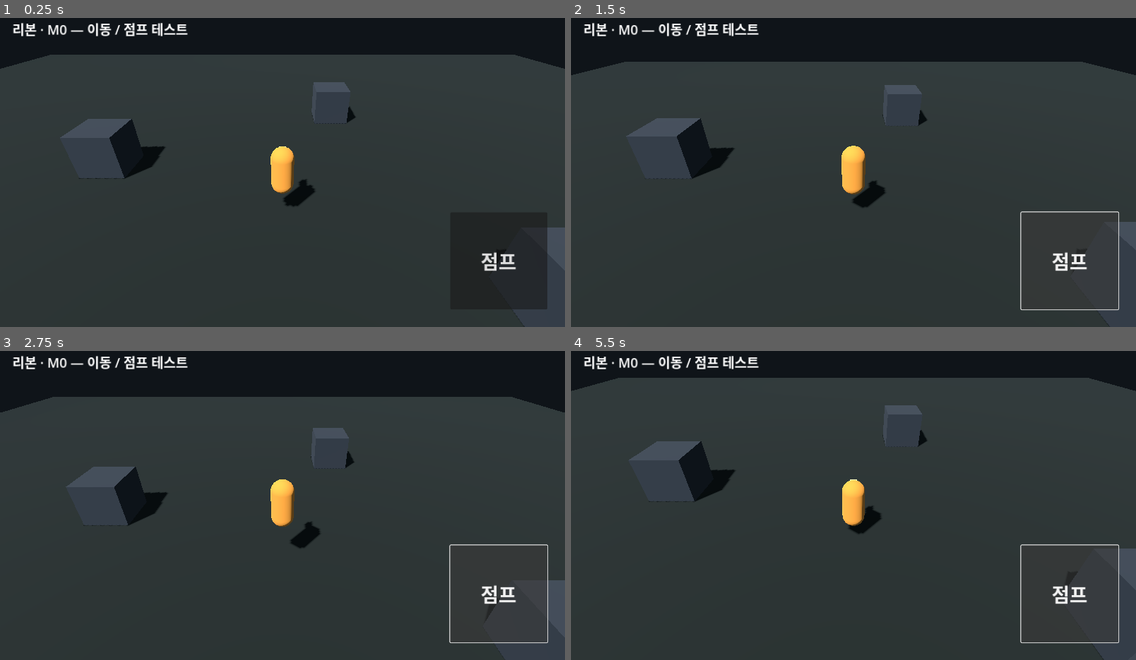
Above: before the commit, frames 1-4 (two rows, left to right).
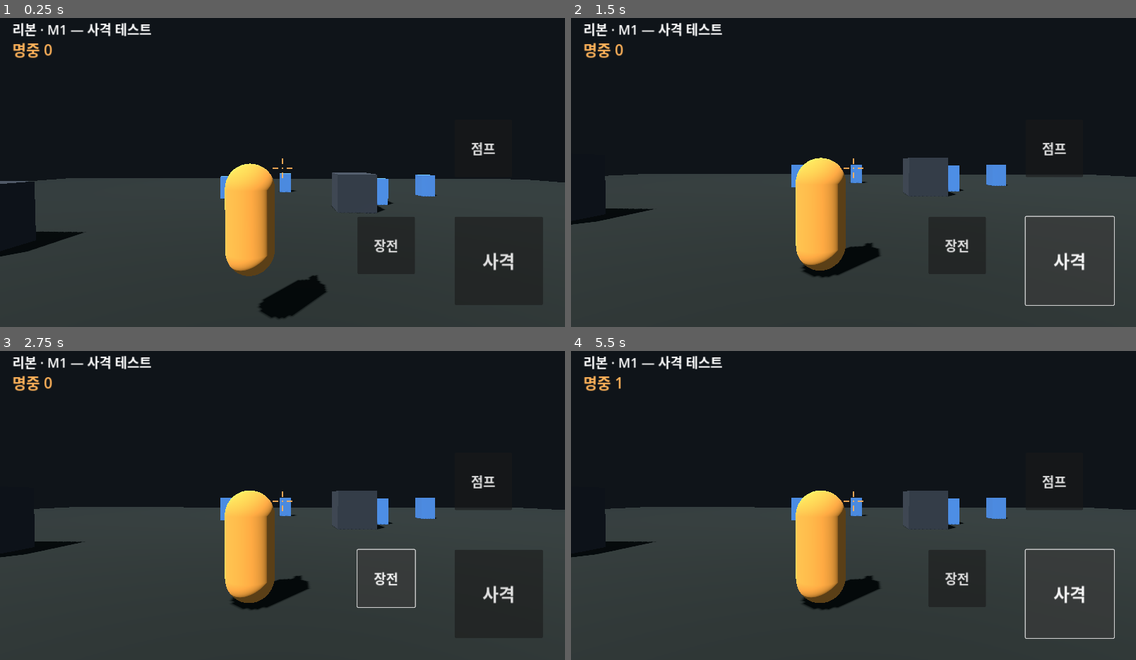
Above: after the commit, the same moments.

Repository: jjongjjongs/Reborn
Game: Godot game, scene res://Main.tscn
The game is run twice, just before and just after one commit, with the same random seed, the same clock (stepped at 60 frames per second) and the same inputs.
Inputs (mouse positions are in pixels of both pictures, inside the frame that each line leads up to):
- Up to frame 1 (0.25 s): no input
- Up to frame 2 (1.5 s): click "점프" at 0.5 s; click (1068, 262) at 1.25 s, where only the run after the commit has a clickable "사격"
- Up to frame 3 (2.75 s): click "점프" (after the commit: "장전") at 2 s
- Up to frame 4 (5.5 s): click (1068, 595) at 2.75 s, where only the run after the commit has a clickable "사격"; click "점프" at 3.5 s; click "점프" (after the commit: "장전") at 4.25 s; click (1068, 595) at 5 s, where only the run after the commit has a clickable "사격"

The runs differ from the first frame. In frame 1, 46% of the frame differs, in the area x 0-100%, y 1-98%; in frame 2, 41%; in frame 3, 43%; in frame 4, 47%, in the area x 0-100%, y 1-100%.

Commit message:
M1: aim + hitscan shooting (crosshair, ammo/reload, targets)
Right-drag look (yaw/pitch), aim-relative movement, hold-to-fire hitscan with
dynamic accuracy (still vs moving + per-shot bloom + recovery), 30-round mag
with reload, tracer/impact/muzzle-flash feedback, center crosshair that opens
with spread, and 4 hittable target dummies with a hit counter. Unified touch
(left=move, right=look) via _unhandled_input so on-screen buttons don't fight
it. Verified locally: compiles and exports an APK (105 steps). Release is now a
single rolling 'game-latest' / reborn.apk.

Co-Authored-By: Claude Opus 4.8 <noreply@anthropic.com>
Claude-Session: https://claude.ai/code/session_017gCHGQkLFHx2VS6S1QuV14

Diff:
--- a/game/controls.gd
+++ b/game/controls.gd
@@ -1,9 +1,18 @@
 extends Node
-## Autoload singleton. The HUD writes here; the player reads here.
-## Keeps input wiring decoupled from scene structure.
+## Autoload input bus. HUD/touch write here; player/camera/HUD read here.
 
-var move: Vector2 = Vector2.ZERO   # x: right, y: up = negative (screen-space)
+var move: Vector2 = Vector2.ZERO    # left stick, x=right, y=up(negative)
+var look: Vector2 = Vector2.ZERO    # right-drag aim delta, consumed per frame
+var fire_held: bool = false         # fire button down
 var _jump: bool = false
+var _reload: bool = false
+
+# shared readouts for HUD
+var spread_deg: float = 1.0
+var ammo: int = 30
+var ammo_max: int = 30
+var reloading: bool = false
+var hits: int = 0
 
 func request_jump() -> void:
 	_jump = true
@@ -13,3 +22,17 @@
 		_jump = false
 		return true
 	return false
+
+func request_reload() -> void:
+	_reload = true
+
+func consume_reload() -> bool:
+	if _reload:
+		_reload = false
+		return true
+	return false
+
+func consume_look() -> Vector2:
+	var l := look
+	look = Vector2.ZERO
+	return l
--- /dev/null
+++ b/game/crosshair.gd
@@ -0,0 +1,18 @@
+class_name CrossHair
+extends Control
+## Center crosshair; gap grows with Controls.spread_deg (dynamic accuracy).
+
+func _process(_dt: float) -> void:
+	queue_redraw()
+
+func _draw() -> void:
+	var c := get_viewport().get_visible_rect().size * 0.5
+	var gap := 6.0 + Controls.spread_deg * 5.0
+	var len := 12.0
+	var col := Color(1.0, 0.70, 0.35, 0.9)
+	var wdt := 2.0
+	draw_line(c + Vector2(-gap - len, 0), c + Vector2(-gap, 0), col, wdt)
+	draw_line(c + Vector2(gap, 0), c + Vector2(gap + len, 0), col, wdt)
+	draw_line(c + Vector2(0, -gap - len), c + Vector2(0, -gap), col, wdt)
+	draw_line(c + Vector2(0, gap), c + Vector2(0, gap + len), col, wdt)
+	draw_circle(c, 1.5, col)
--- a/game/joystick.gd
+++ b/game/joystick.gd
@@ -1,47 +1,56 @@
-class_name VJoystick
+class_name TouchInput
 extends Control
-## Dynamic left-side virtual joystick. Appears where you touch in the left
-## half of the screen; writes a -1..1 vector to Controls.move.
-## Uses global _input (not _gui_input) and never marks events handled, so the
-## jump Button on the right still receives its touches.
+## Unified touch: left half = move joystick, right half = look/aim drag.
+## Uses _unhandled_input so on-screen Buttons (fire/jump/reload) consume their
+## own touches first and never fight movement or aiming. Multi-touch by index.
 
 const RADIUS := 150.0
 const KNOB := 50.0
+const LOOK_SENS := 0.25   # degrees per pixel
 
-var _origin := Vector2.ZERO
-var _knob := Vector2.ZERO
-var _active := false
-var _idx := -1
+# move finger
+var _m_active := false
+var _m_idx := -1
+var _m_origin := Vector2.ZERO
+var _m_knob := Vector2.ZERO
+# look finger
+var _l_idx := -1
+var _l_last := Vector2.ZERO
 
-func _input(event: InputEvent) -> void:
-	var vw := get_viewport().get_visible_rect().size
+func _unhandled_input(event: InputEvent) -> void:
+	var w := get_viewport().get_visible_rect().size.x
 	if event is InputEventScreenTouch:
 		var t := event as InputEventScreenTouch
 		if t.pressed:
-			if not _active and t.position.x < vw.x * 0.5:
-				_active = true
-				_idx = t.index
-				_origin = t.position
-				_knob = t.position
+			if t.position.x < w * 0.5 and not _m_active:
+				_m_active = true; _m_idx = t.index
+				_m_origin = t.position; _m_knob = t.position
 				queue_redraw()
-		elif t.index == _idx:
-			_active = false
-			_idx = -1
-			Controls.move = Vector2.ZERO
-			queue_redraw()
+			elif t.position.x >= w * 0.5 and _l_idx == -1:
+				_l_idx = t.index; _l_last = t.position
+		else:
+			if t.index == _m_idx:
+				_m_active = false; _m_idx = -1
+				Controls.move = Vector2.ZERO
+				queue_redraw()
+			elif t.index == _l_idx:
+				_l_idx = -1
 	elif event is InputEventScreenDrag:
 		var d := event as InputEventScreenDrag
-		if _active and d.index == _idx:
-			var off: Vector2 = d.position - _origin
+		if d.index == _m_idx and _m_active:
+			var off: Vector2 = d.position - _m_origin
 			if off.length() > RADIUS:
 				off = off.normalized() * RADIUS
-			_knob = _origin + off
+			_m_knob = _m_origin + off
 			Controls.move = off / RADIUS
 			queue_redraw()
+		elif d.index == _l_idx:
+			Controls.look += (d.position - _l_last) * LOOK_SENS
+			_l_last = d.position
 
 func _draw() -> void:
-	if not _active:
+	if not _m_active:
 		return
-	draw_circle(_origin, RADIUS, Color(1, 1, 1, 0.06))
-	draw_arc(_origin, RADIUS, 0.0, TAU, 48, Color(1.0, 0.61, 0.24, 0.5), 3.0, true)
-	draw_circle(_knob, KNOB, Color(1.0, 0.61, 0.24, 0.65))
+	draw_circle(_m_origin, RADIUS, Color(1, 1, 1, 0.06))
+	draw_arc(_m_origin, RADIUS, 0.0, TAU, 48, Color(1.0, 0.61, 0.24, 0.5), 3.0, true)
+	draw_circle(_m_knob, KNOB, Color(1.0, 0.61, 0.24, 0.65))
--- a/game/main.gd
+++ b/game/main.gd
@@ -1,9 +1,10 @@
 extends Node3D
-## M0 world builder: floor + obstacles + light + player + follow camera + touch HUD.
-## Everything built in code to keep scene files trivial for hand-authoring/CI.
+## M1 world: floor + cover + targets + player + aim-follow camera + touch HUD.
 
 var player: PlayerBody
 var cam: Camera3D
+var _ammo_lbl: Label
+var _hit_lbl: Label
 
 func _ready() -> void:
 	_build_world()
@@ -13,7 +14,7 @@
 
 func _build_world() -> void:
 	var sun := DirectionalLight3D.new()
-	sun.rotation_degrees = Vector3(-55.0, -40.0, 0.0)
+	sun.rotation_degrees = Vector3(-55, -40, 0)
 	sun.light_energy = 1.1
 	sun.shadow_enabled = true
 	add_child(sun)
@@ -27,29 +28,27 @@
 	env.ambient_light_energy = 0.7
 	env.fog_enabled = true
 	env.fog_light_color = Color(0.07, 0.1, 0.12)
-	env.fog_density = 0.012
+	env.fog_density = 0.01
 	we.environment = env
 	add_child(we)
 
-	_add_box(Vector3(60, 1, 60), Vector3(0, -0.5, 0), Color(0.12, 0.14, 0.13))
-	var spots: Array[Vector3] = [Vector3(7, 1, 4), Vector3(-8, 1, -3), Vector3(3, 1, -9), Vector3(-5, 1, 8)]
-	for p in spots:
+	_add_box(Vector3(70, 1, 70), Vector3(0, -0.5, 0), Color(0.12, 0.14, 0.13))
+	for p in [Vector3(8, 1, 4), Vector3(-9, 1, -3), Vector3(4, 1, -10), Vector3(-6, 1, 9)]:
 		_add_box(Vector3(2, 2, 2), p, Color(0.2, 0.22, 0.25))
+	# targets
+	for p in [Vector3(6, 0, -12), Vector3(-4, 0, -14), Vector3(0, 0, -18), Vector3(11, 0, -16)]:
+		var t := Target.new()
+		t.position = p
+		add_child(t)
 
 func _add_box(size: Vector3, pos: Vector3, c: Color) -> void:
 	var sb := StaticBody3D.new()
 	var m := MeshInstance3D.new()
-	var bm := BoxMesh.new()
-	bm.size = size
-	m.mesh = bm
-	var mt := StandardMaterial3D.new()
-	mt.albedo_color = c
-	m.material_override = mt
+	var bm := BoxMesh.new(); bm.size = size; m.mesh = bm
+	var mt := StandardMaterial3D.new(); mt.albedo_color = c; m.material_override = mt
 	sb.add_child(m)
 	var col := CollisionShape3D.new()
-	var bs := BoxShape3D.new()
-	bs.size = size
-	col.shape = bs
+	var bs := BoxShape3D.new(); bs.size = size; col.shape = bs
 	sb.add_child(col)
 	sb.position = pos
 	add_child(sb)
@@ -61,43 +60,74 @@
 
 func _build_camera() -> void:
 	cam = Camera3D.new()
-	cam.fov = 60.0
+	cam.fov = 65.0
 	cam.current = true
-	cam.position = Vector3(0, 6, 8)
+	cam.position = Vector3(0, 2, 5)
 	add_child(cam)
 
 func _process(_dt: float) -> void:
-	if player == null:
-		return
-	var target := player.global_position
-	cam.global_position = cam.global_position.lerp(target + Vector3(0, 6, 8), 0.15)
-	cam.look_at(target + Vector3(0, 1, 0), Vector3.UP)
+	if player:
+		var b := Basis.from_euler(Vector3(deg_to_rad(player.aim_pitch), deg_to_rad(player.aim_yaw), 0))
+		var fwd := -b.z
+		var pivot := player.global_position + Vector3(0, 1.4, 0)
+		var want := pivot - fwd * 4.0 + b.x * 0.7 + Vector3(0, 0.3, 0)
+		cam.global_position = cam.global_position.lerp(want, 0.35)
+		cam.look_at(pivot + fwd * 12.0, Vector3.UP)
+	if _ammo_lbl:
+		_ammo_lbl.text = ("재장전…" if Controls.reloading else "%d / %d" % [Controls.ammo, Controls.ammo_max])
+	if _hit_lbl:
+		_hit_lbl.text = "명중 %d" % Controls.hits
 
 func _build_hud() -> void:
 	var layer := CanvasLayer.new()
 	add_child(layer)
 
-	var joy := VJoystick.new()
-	joy.set_anchors_preset(Control.PRESET_FULL_RECT)
-	joy.mouse_filter = Control.MOUSE_FILTER_IGNORE
-	layer.add_child(joy)
+	var touch := TouchInput.new()
+	touch.set_anchors_preset(Control.PRESET_FULL_RECT)
+	touch.mouse_filter = Control.MOUSE_FILTER_IGNORE
+	layer.add_child(touch)
 
-	var jump := Button.new()
-	jump.text = "점프"
-	jump.add_theme_font_size_override("font_size", 44)
-	jump.anchor_left = 1.0
-	jump.anchor_top = 1.0
-	jump.anchor_right = 1.0
-	jump.anchor_bottom = 1.0
-	jump.offset_left = -260.0
-	jump.offset_top = -260.0
-	jump.offset_right = -40.0
-	jump.offset_bottom = -40.0
+	var cross := CrossHair.new()
+	cross.set_anchors_preset(Control.PRESET_FULL_RECT)
+	cross.mouse_filter = Control.MOUSE_FILTER_IGNORE
+	layer.add_child(cross)
+
+	layer.add_child(_mk_label("리본 · M1 — 사격 테스트", 30, Vector2(28, 22)))
+	_hit_lbl = _mk_label("명중 0", 34, Vector2(28, 64))
+	_hit_lbl.add_theme_color_override("font_color", Color(1.0, 0.7, 0.35))
+	layer.add_child(_hit_lbl)
+
+	# fire (hold)
+	var fire := _mk_btn("사격", 40, -250, -250, -50, -50)
+	fire.button_down.connect(func() -> void: Controls.fire_held = true)
+	fire.button_up.connect(func() -> void: Controls.fire_held = false)
+	layer.add_child(fire)
+	# jump (above fire)
+	var jump := _mk_btn("점프", 30, -250, -470, -120, -340)
 	jump.pressed.connect(func() -> void: Controls.request_jump())
 	layer.add_child(jump)
+	# reload (left of fire)
+	var reload := _mk_btn("장전", 30, -470, -250, -340, -120)
+	reload.pressed.connect(func() -> void: Controls.request_reload())
+	layer.add_child(reload)
+	# ammo label (above-left of fire)
+	_ammo_lbl = _mk_label("30 / 30", 36, Vector2.ZERO)
+	_ammo_lbl.anchor_left = 1.0; _ammo_lbl.anchor_right = 1.0
+	_ammo_lbl.offset_left = -470; _ammo_lbl.offset_top = -330; _ammo_lbl.offset_right = -270
+	_ammo_lbl.horizontal_alignment = HORIZONTAL_ALIGNMENT_RIGHT
+	layer.add_child(_ammo_lbl)
 
-	var lbl := Label.new()
-	lbl.text = "리본 · M0 — 이동 / 점프 테스트"
-	lbl.add_theme_font_size_override("font_size", 30)
-	lbl.position = Vector2(28, 22)
-	layer.add_child(lbl)
+func _mk_label(txt: String, size: int, pos: Vector2) -> Label:
+	var l := Label.new()
+	l.text = txt
+	l.add_theme_font_size_override("font_size", size)
+	l.position = pos
+	return l
+
+func _mk_btn(txt: String, fsize: int, ol: float, ot: float, orr: float, ob: float) -> Button:
+	var b := Button.new()
+	b.text = txt
+	b.add_theme_font_size_override("font_size", fsize)
+	b.anchor_left = 1.0; b.anchor_top = 1.0; b.anchor_right = 1.0; b.anchor_bottom = 1.0
+	b.offset_left = ol; b.offset_top = ot; b.offset_right = orr; b.offset_bottom = ob
+	return b
--- a/game/player.gd
+++ b/game/player.gd
@@ -1,60 +1,155 @@
 class_name PlayerBody
 extends CharacterBody3D
-## M0 player: joystick-driven movement + jump on a CharacterBody3D.
-## Built fully in code so the scene file stays trivial (safe to hand-author / CI).
+## M1 player: aim-relative movement, look (yaw/pitch), hitscan shooting with
+## dynamic accuracy, ammo + reload. Built in code.
 
-const SPEED := 5.0          # player.json: moveSpeed
-const JUMP_VELOCITY := 8.0  # ~1.6m apex with GRAVITY below
+const SPEED := 5.0
+const JUMP_VELOCITY := 8.0
 const GRAVITY := 20.0
+
+# weapon (rifle-ish, M4). Real tuning moves to weapons.json later.
+const FIRE_INTERVAL := 0.11
+const MAG := 30
+const RELOAD_TIME := 1.5
+const SPREAD_MIN := 0.8
+const SPREAD_MAX := 7.0
+const BLOOM_PER_SHOT := 0.55
+const BLOOM_RECOVER := 7.0   # deg/sec
+
+var aim_yaw := 0.0     # degrees
+var aim_pitch := 0.0   # degrees (camera only)
+var _bloom := 0.0
+var _fire_cd := 0.0
+var _reload_t := 0.0
+var _muzzle: Node3D
 
 func _ready() -> void:
 	_build()
 
 func _build() -> void:
-	# body
 	var body := MeshInstance3D.new()
-	var cap := CapsuleMesh.new()
-	cap.radius = 0.4
-	cap.height = 1.8
+	var cap := CapsuleMesh.new(); cap.radius = 0.4; cap.height = 1.8
 	body.mesh = cap
-	var mat := StandardMaterial3D.new()
-	mat.albedo_color = Color(0.95, 0.62, 0.24)
+	var mat := StandardMaterial3D.new(); mat.albedo_color = Color(0.95, 0.62, 0.24)
 	body.material_override = mat
-	body.position = Vector3(0.0, 0.9, 0.0)
+	body.position = Vector3(0, 0.9, 0)
 	add_child(body)
-	# facing indicator (shows which way we point)
-	var nose := MeshInstance3D.new()
-	var nb := BoxMesh.new()
-	nb.size = Vector3(0.25, 0.25, 0.6)
-	nose.mesh = nb
-	var nmat := StandardMaterial3D.new()
-	nmat.albedo_color = Color(1.0, 0.85, 0.5)
-	nmat.emission_enabled = true
-	nmat.emission = Color(1.0, 0.6, 0.2)
-	nose.material_override = nmat
-	nose.position = Vector3(0.0, 1.3, -0.5)
-	add_child(nose)
-	# collision
+	# gun stub + muzzle (points -Z = forward)
+	var gun := MeshInstance3D.new()
+	var gm := BoxMesh.new(); gm.size = Vector3(0.14, 0.14, 0.7); gun.mesh = gm
+	var gmat := StandardMaterial3D.new(); gmat.albedo_color = Color(0.1, 0.1, 0.12); gun.material_override = gmat
+	gun.position = Vector3(0.28, 1.25, -0.35)
+	add_child(gun)
+	_muzzle = Node3D.new(); _muzzle.position = Vector3(0.28, 1.25, -0.75)
+	add_child(_muzzle)
 	var col := CollisionShape3D.new()
-	var shape := CapsuleShape3D.new()
-	shape.radius = 0.4
-	shape.height = 1.8
-	col.shape = shape
-	col.position = Vector3(0.0, 0.9, 0.0)
+	var shape := CapsuleShape3D.new(); shape.radius = 0.4; shape.height = 1.8
+	col.shape = shape; col.position = Vector3(0, 0.9, 0)
 	add_child(col)
 
 func _physics_process(delta: float) -> void:
-	var inp := Controls.move as Vector2
-	var dir := Vector3(inp.x, 0.0, inp.y)
+	# look
+	var l := Controls.consume_look()
+	aim_yaw -= l.x
+	aim_pitch = clampf(aim_pitch - l.y, -45.0, 45.0)
+	rotation.y = deg_to_rad(aim_yaw)
+
+	# move (aim-relative)
+	var inp := Controls.move
+	var fwd := -transform.basis.z
+	var right := transform.basis.x
+	var dir := (right * inp.x + fwd * (-inp.y))
+	dir.y = 0.0
 	if dir.length() > 1.0:
 		dir = dir.normalized()
 	velocity.x = dir.x * SPEED
 	velocity.z = dir.z * SPEED
 	if is_on_floor():
-		if bool(Controls.consume_jump()):
+		if Controls.consume_jump():
 			velocity.y = JUMP_VELOCITY
 	else:
 		velocity.y -= GRAVITY * delta
 	move_and_slide()
-	if dir.length() > 0.15:
-		look_at(global_position + Vector3(dir.x, 0.0, dir.z), Vector3.UP)
+
+	# reload
+	if _reload_t > 0.0:
+		_reload_t -= delta
+		if _reload_t <= 0.0:
+			Controls.ammo = MAG
+			Controls.reloading = false
+	elif Controls.consume_reload() and Controls.ammo < MAG:
+		_start_reload()
+
+	# fire
+	_fire_cd = maxf(0.0, _fire_cd - delta)
+	if Controls.fire_held and _fire_cd <= 0.0 and _reload_t <= 0.0:
+		if Controls.ammo > 0:
+			_shoot()
+			_fire_cd = FIRE_INTERVAL
+		else:
+			_start_reload()
+
+	# dynamic spread
+	var moving := inp.length() > 0.1
+	_bloom = maxf(0.0, _bloom - BLOOM_RECOVER * delta)
+	Controls.spread_deg = clampf(SPREAD_MIN + (2.0 if moving else 0.0) + _bloom, SPREAD_MIN, SPREAD_MAX)
+
+func _start_reload() -> void:
+	_reload_t = RELOAD_TIME
+	Controls.reloading = true
+
+func _shoot() -> void:
+	Controls.ammo -= 1
+	_bloom = minf(_bloom + BLOOM_PER_SHOT, SPREAD_MAX)
+	var cam := get_viewport().get_camera_3d()
+	if cam == null:
+		return
+	var from := cam.global_position
+	var dir := -cam.global_transform.basis.z
+	# apply spread cone
+	var s := deg_to_rad(Controls.spread_deg)
+	dir = dir.rotated(cam.global_transform.basis.x, randf_range(-s, s))
+	dir = dir.rotated(cam.global_transform.basis.y, randf_range(-s, s))
+	var to := from + dir * 200.0
+	var space := get_world_3d().direct_space_state
+	var q := PhysicsRayQueryParameters3D.create(from, to)
+	q.exclude = [self]
+	var hit := space.intersect_ray(q)
+	var end := to
+	if hit:
+		end = hit.position
+		_impact(hit.position)
+		var col = hit.collider
+		if col and col.has_method("on_hit"):
+			col.on_hit()
+	_tracer(_muzzle.global_position, end)
+	_muzzle_flash()
+
+func _impact(pos: Vector3) -> void:
+	var m := MeshInstance3D.new()
+	var sm := SphereMesh.new(); sm.radius = 0.08; sm.height = 0.16; m.mesh = sm
+	var mat := StandardMaterial3D.new()
+	mat.albedo_color = Color(1, 0.8, 0.3); mat.emission_enabled = true; mat.emission = Color(1, 0.6, 0.1)
+	m.material_override = mat
+	get_tree().current_scene.add_child(m)
+	m.global_position = pos
+	get_tree().create_timer(0.25).timeout.connect(m.queue_free)
+
+func _tracer(a: Vector3, b: Vector3) -> void:
+	var m := MeshInstance3D.new()
+	var bm := BoxMesh.new(); bm.size = Vector3(0.03, 0.03, (b - a).length()); m.mesh = bm
+	var mat := StandardMaterial3D.new()
+	mat.albedo_color = Color(1, 0.85, 0.4); mat.emission_enabled = true; mat.emission = Color(1, 0.7, 0.2)
+	mat.shading_mode = BaseMaterial3D.SHADING_MODE_UNSHADED
+	m.material_override = mat
+	get_tree().current_scene.add_child(m)
+	m.global_position = (a + b) * 0.5
+	if a.distance_to(b) > 0.01:
+		m.look_at(b, Vector3.UP)
+	get_tree().create_timer(0.04).timeout.connect(m.queue_free)
+
+func _muzzle_flash() -> void:
+	var l := OmniLight3D.new()
+	l.light_color = Color(1, 0.8, 0.4); l.light_energy = 3.0; l.omni_range = 4.0
+	_muzzle.add_child(l)
+	get_tree().create_timer(0.04).timeout.connect(l.queue_free)
--- /dev/null
+++ b/game/target.gd
@@ -0,0 +1,28 @@
+class_name Target
+extends StaticBody3D
+## M1 hittable dummy: flashes on hit and counts into Controls.hits.
+
+var _mat: StandardMaterial3D
+var _flash := 0.0
+
+func _ready() -> void:
+	var m := MeshInstance3D.new()
+	var bm := BoxMesh.new(); bm.size = Vector3(1.0, 1.6, 1.0); m.mesh = bm
+	_mat = StandardMaterial3D.new()
+	_mat.albedo_color = Color(0.30, 0.52, 0.80)
+	m.material_override = _mat
+	m.position = Vector3(0, 0.8, 0)
+	add_child(m)
+	var col := CollisionShape3D.new()
+	var bs := BoxShape3D.new(); bs.size = Vector3(1.0, 1.6, 1.0)
+	col.shape = bs; col.position = Vector3(0, 0.8, 0)
+	add_child(col)
+
+func on_hit() -> void:
+	Controls.hits += 1
+	_flash = 1.0
+
+func _process(dt: float) -> void:
+	if _flash > 0.0:
+		_flash = maxf(0.0, _flash - dt * 4.0)
+		_mat.albedo_color = Color(0.30, 0.52, 0.80).lerp(Color(1.0, 0.35, 0.25), _flash)
Not shown, changed: game/export_presets.cfg
